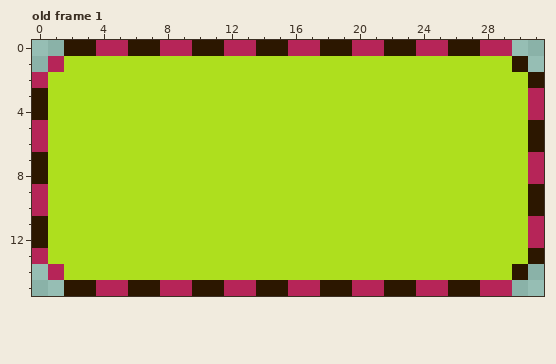
A pixel-art file gets an edit: MonsterMash/Assets/Sprites/UI/SelectedUIMockUp.aseprite. Above: the version before the commit.
32x16 pixels, 1 frame. Shown: old frame 1. The commit also changed other frames, which this record leaves out.
The same view after the edit:
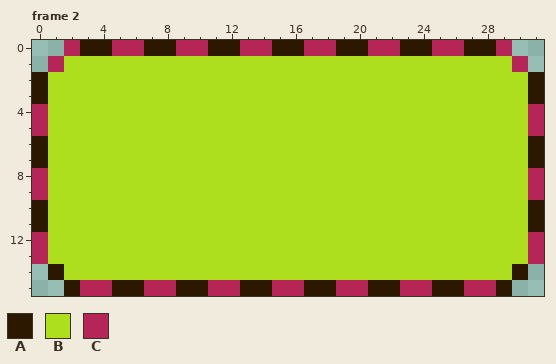
Palette (. is transparent): A #2c1700  B #aedf1e  C #b62558
A new or re-ordered frame is compared with the old frame closest to it.
Commit message: Select Focus UI Spritesheet sprites for focussed ui being selected
Difference:
frames 1 -> 4
Frame 2 is new; against old frame 1, layer "Layer 3":
Colour C becomes colour A in row 0 at x 4, 8, 12, 16, 20, 24 and 28; in row 2 at x 0; in row 3 at x 31; in row 6 at x 0; in row 7 at x 31; in row 10 at x 0.
Colour C becomes colour A in row 11 at x 31; in row 14 at x 1; in row 15 at x 5, 9, 13, 17, 21, 25 and 29.
Colour A becomes colour C in row 0 at x 2, 6, 10, 14, 18, 22 and 26; in row 1 at x 30; in row 4 at x 0; in row 5 at x 31; in row 8 at x 0; in row 9 at x 31.
Colour A becomes colour C in row 12 at x 0; in row 13 at x 31; in row 15 at x 3, 7, 11, 15, 19, 23 and 27.
Where, in picture pixels (left, top, right, bottom), the same in both pictures:
changed: (32, 40, 544, 296)
